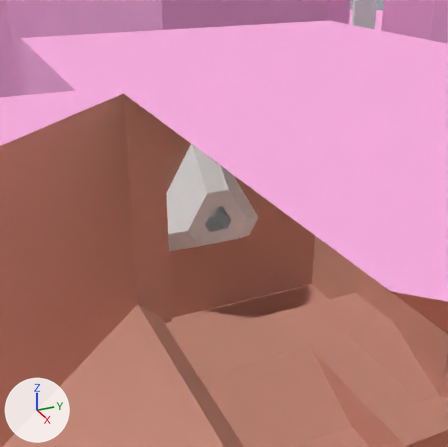
One commit to the Blender file assets/lvl/Merab Tower.blend: the scene before it, then after it.
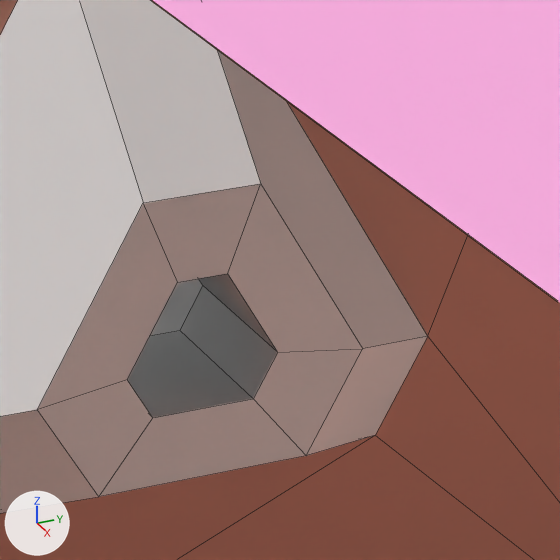
Each version appears first from a camera (50 mm lens) standing at (-1.15, 9.44, 17.6) and looking at (-24.53, 19.96, 5.91), and next in a close-up on the part from 41% to 63% of the width and 35% to 58% of the height. The lights are fixed; the arrows at lower left show +X, +Y and +Z. The close-ups show mesh edges as thin lines.

The first close-up shows 'Cube', 'Cube.000_proxy'.
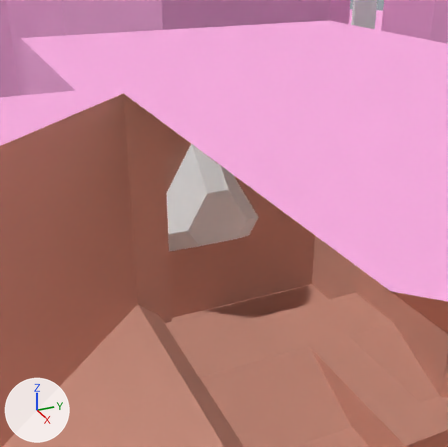
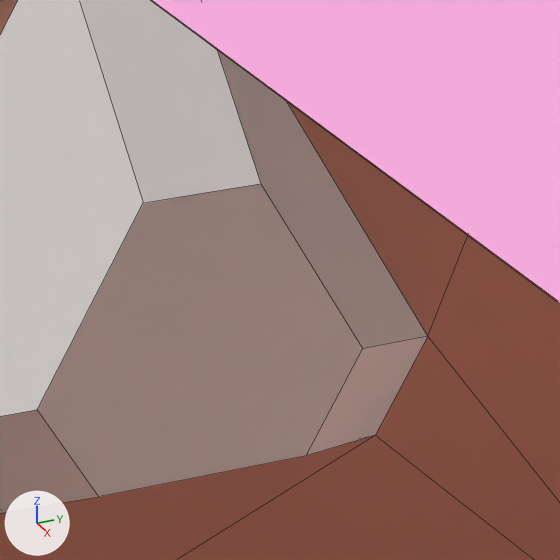
Where the change shows, as pixel boxes [x1, y1, x2, y2] in the close-ups (560 x 560 px):
part 1 of me_cube_003, cut back: [37, 184, 363, 497] in both

The change, as a diff of the scene's bpy script:
```diff
--- a/assets/lvl/Merab Tower.blend.py
+++ b/assets/lvl/Merab Tower.blend.py
@@ me_cube_003 @@
 # used by ob_cube_000_proxy; location = (-26.044, 19.564, 6.258); rotation_euler = (-1.571, 0.524, -1.571), in degrees (-90, 30, -90)
-me_cube_003.from_pydata(...)  # 24 vertices, 19 faces; spans x -2.0..3.12, y -2.96..2.96, z 0.0..1.76
+me_cube_003.from_pydata(...)  # 12 vertices, 7 faces; spans x -2.0..3.12, y -2.96..2.96, z 0.0..1.76
+# me_cube_003 part 1
+# 12 vertices are removed from x -0.51..0.64, y -0.66..0.66, z 0.25..1.76
+# 13 faces are deleted
+# 1 new face joins them
 me_cube_003.materials.append(mat_default)
-me_cube_003.materials.append(mat_inaccessible_001)  # white #ffffff
```
